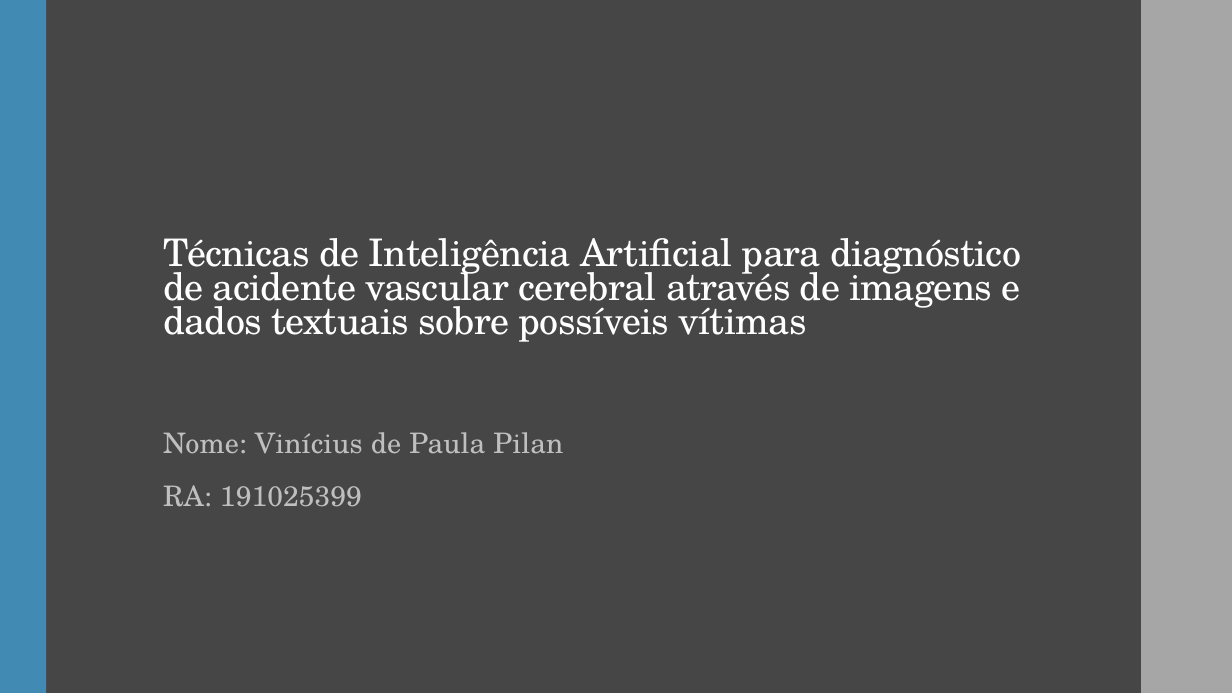
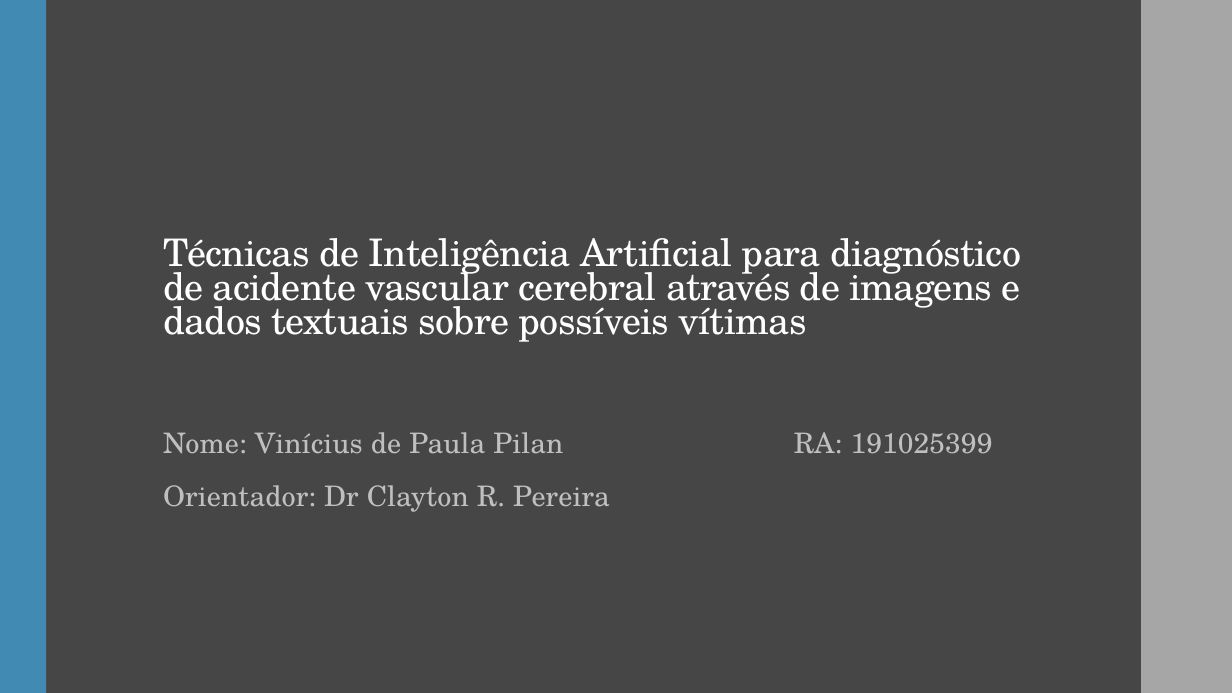
Before and after one commit to ViniPilan/avc-modeling, a slide deck: slide 1 of apresentação.odp. Drawn at 1232x693 pixels with LibreOffice and Linux fonts; fonts in the diff are those of the drawing. Boxes give left, top, right and bottom in pixels: in the first picture for what was removed or moved away, otherwise in the second. Text is boxed around its words. In the diff, an @@ line names an element or a change of style, - is before the commit and + after.

Commit message:
Apresentação

```diff
--- a/apresentação.odp
+++ b/apresentação.odp
@@ subtitle at [163, 432, 610, 512]: text changed @@
-Nome: Vinícius de Paula Pilan
-RA: 191025399
+Nome: Vinícius de Paula Pilan RA: 191025399
+Orientador: Dr Clayton R. Pereira
```
Also in this commit, not shown: 5 other slides changed, 1 slide added, 2 other files.
